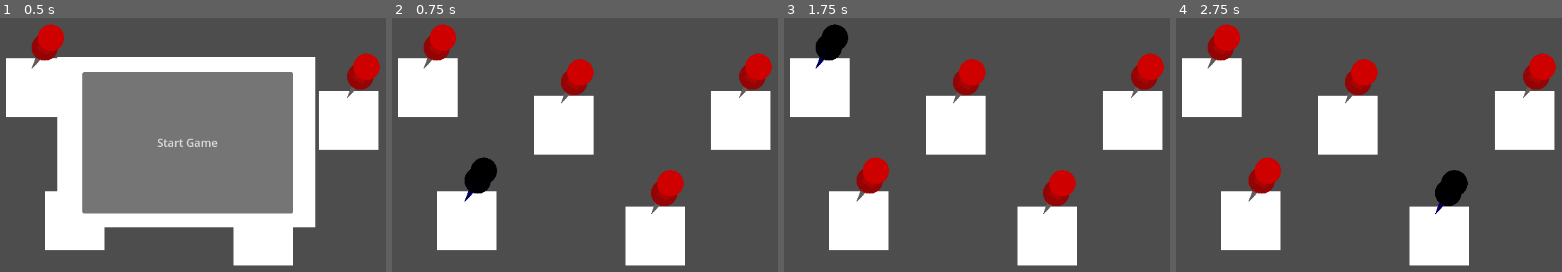
Above: before the commit, frames 1-4 (left to right).
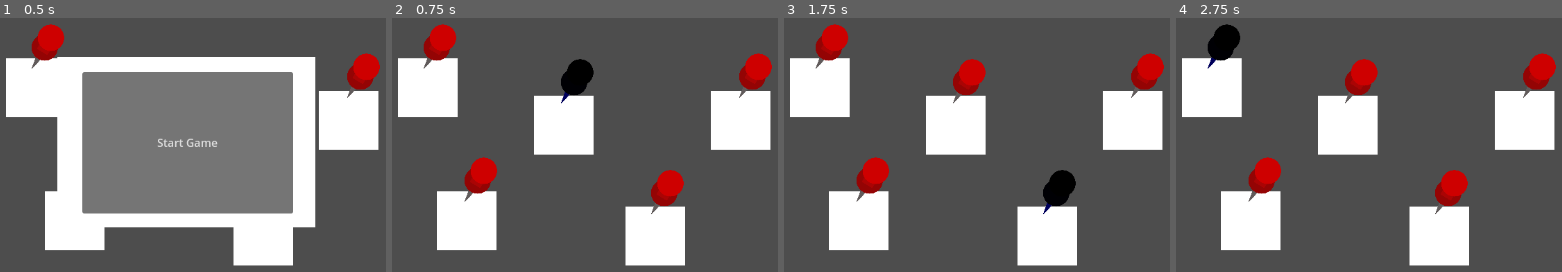
Above: after the commit, the same moments.

Repository: acfielder/ADHD_Game
Game: Godot game, scene res://Sequence.tscn
Same seed, same stepped clock (60 frames per second), same inputs: the game is played once before the commit and once after it.
Inputs (mouse positions are in pixels of both pictures, inside the frame that each line leads up to):
- Up to frame 1 (0.5 s): no input
- Up to frame 2 (0.75 s): click "Start Game" at 0.5 s
- Up to frame 3 (1.75 s): click (1146, 78) at 1.27 s
- Up to frame 4 (2.75 s): click (1538, 78) at 2.02 s

Frame 1 is identical in both runs. In frame 2, 1.9% of the frame differs, in the area x 18-53%, y 16-73%; in frame 3, 1.9%, in the area x 8-76%, y 2-78%; in frame 4, 1.9%.

Commit message:
minor changes before the major

Diff:
--- a/Sequence.gd
+++ b/Sequence.gd
@@ -14,8 +14,10 @@
 @export var total_trials = 10
 var current_trial = 1
 
-const Sequence_Info = preload("res://sequence_info.gd")
+const Sequence_Info = preload("res://sequence_game.gd")
 var sequence_info = SequenceInfo.new()
+
+enum state {HIGHLIGHT, RESPONSE}
 
 #NEXT**************
 #change length based on randomized
--- a/sequence_info.gd
+++ b/sequence_game.gd
@@ -1,10 +1,12 @@
 class_name SequenceInfo
 
 var overall_performance = [0,0,0,0,0,0,0,0]
-var new_length
+var new_length = 4
 var memory_order = []
 var rng = RandomNumberGenerator.new()
 var trial = 1
+
+
 
 #this should:
 #determine length of sequence based on performance
@@ -18,11 +20,12 @@
 #i think eventually I might make it so board elements and pins are initiated together for more board possibilities
 
 func start_game():
-	new_length = 4
 	create_sequence_order()
 	return memory_order
 
 func next_trial(lastResponseScores):
+	#if trial < 20:
+	#trial += 1
 	update_performance_log(lastResponseScores)
 	determine_new_length(lastResponseScores)
 	memory_order = []
@@ -51,3 +54,8 @@
 func update_performance_log(lastResponseScores):
 	for i in lastResponseScores.size():
 		overall_performance[i] += lastResponseScores[i]
+
+#below this would maybe be an individual round
+
+func check_response():
+	pass
